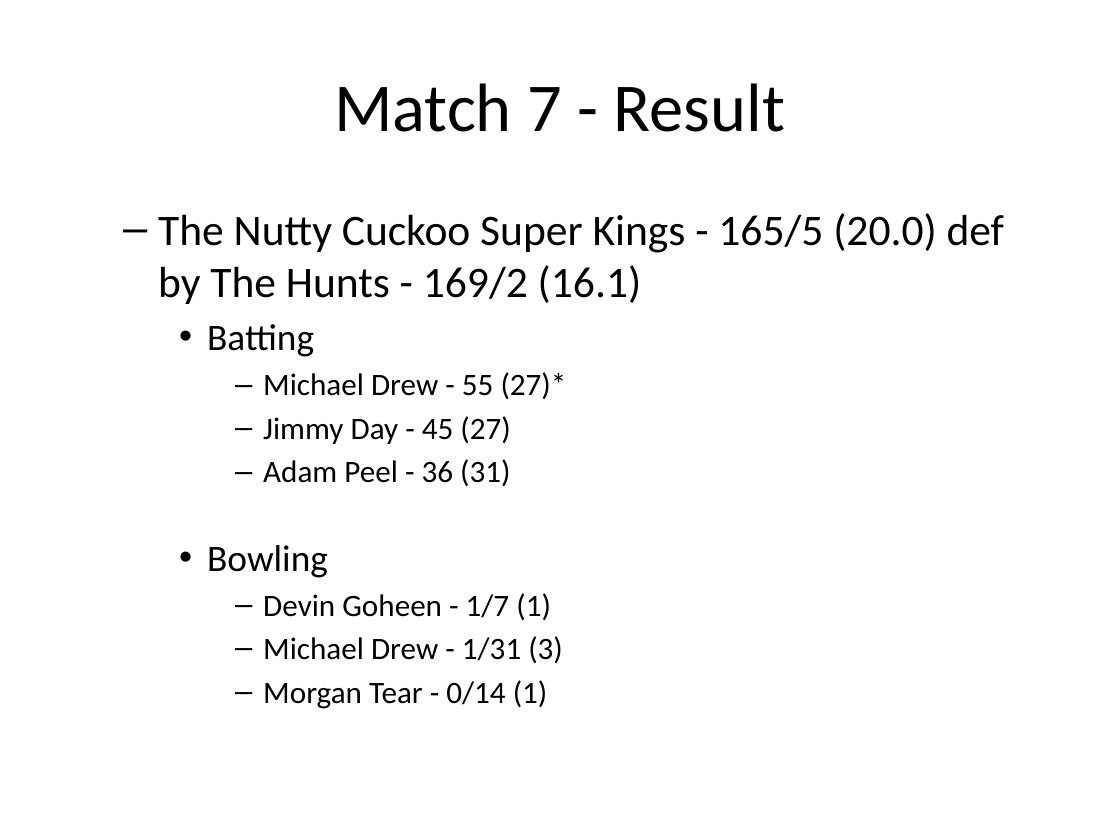
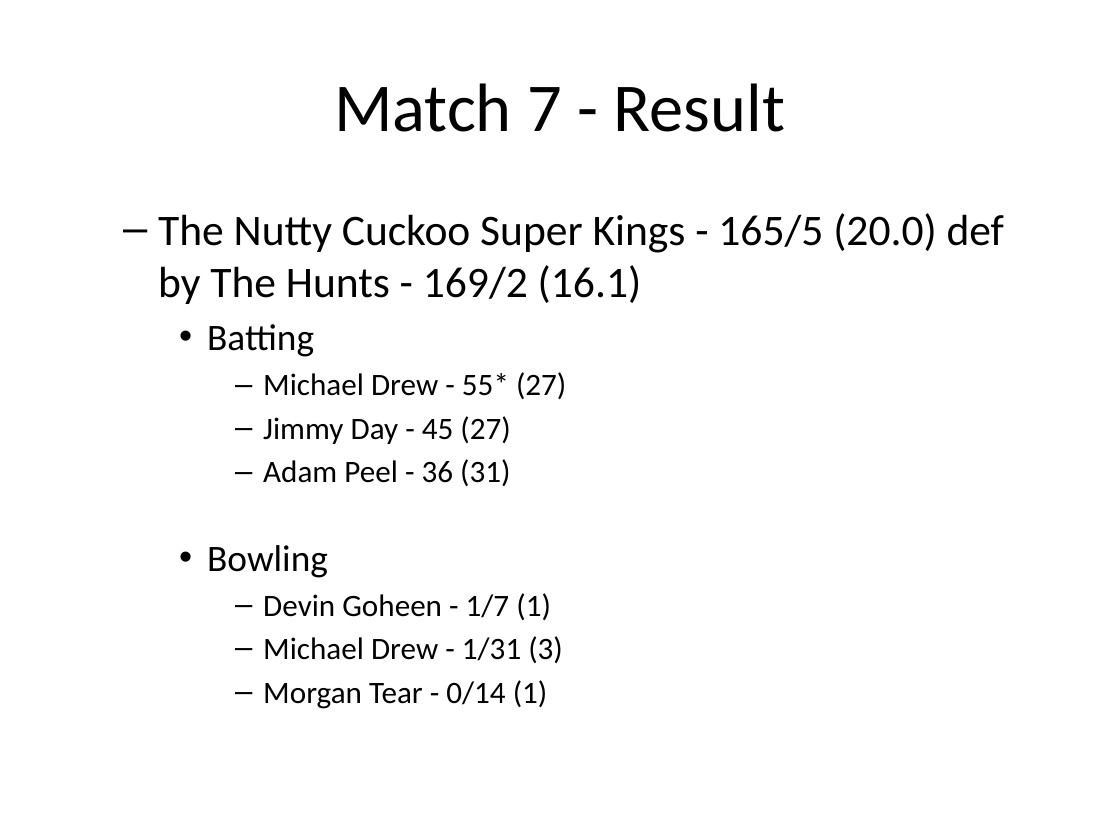
Before and after one commit to jimmyday12/nutty-cuckoo-super-kings, a slide deck: slide 25 of presentations/preso-summer-2021.pptx (slide 31 before the commit). Drawn at 1120x840 pixels with LibreOffice and Linux fonts; fonts in the diff are those of the drawing. Boxes give left, top, right and bottom in pixels: in the first picture for what was removed or moved away, otherwise in the second. Text is boxed around its words. In the diff, an @@ line names an element or a change of style, - is before the commit and + after.

```diff
--- a/presentations/preso-summer-2021.pptx
+++ b/presentations/preso-summer-2021.pptx
@@ text at [263,372,566,399]: text changed @@
-      – Michael Drew - 55 (27)*
+      – Michael Drew - 55* (27)
```
Also in this commit, not shown: 4 other slides changed, 6 slides removed, 19 other files.
